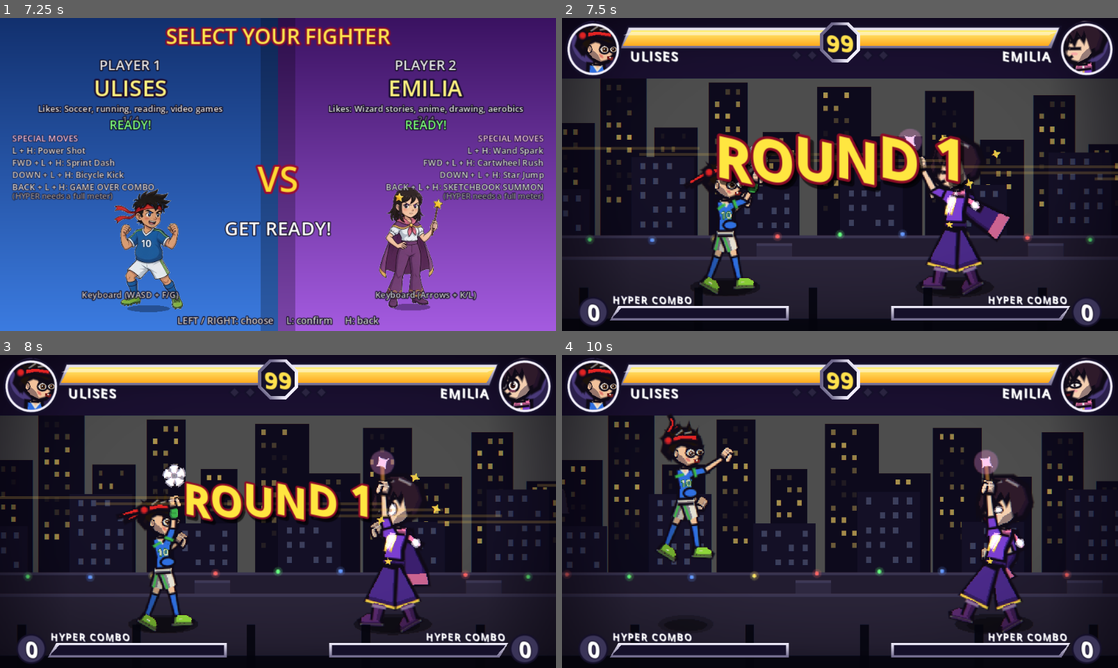
Above: before the commit, frames 1-4 (two rows, left to right).
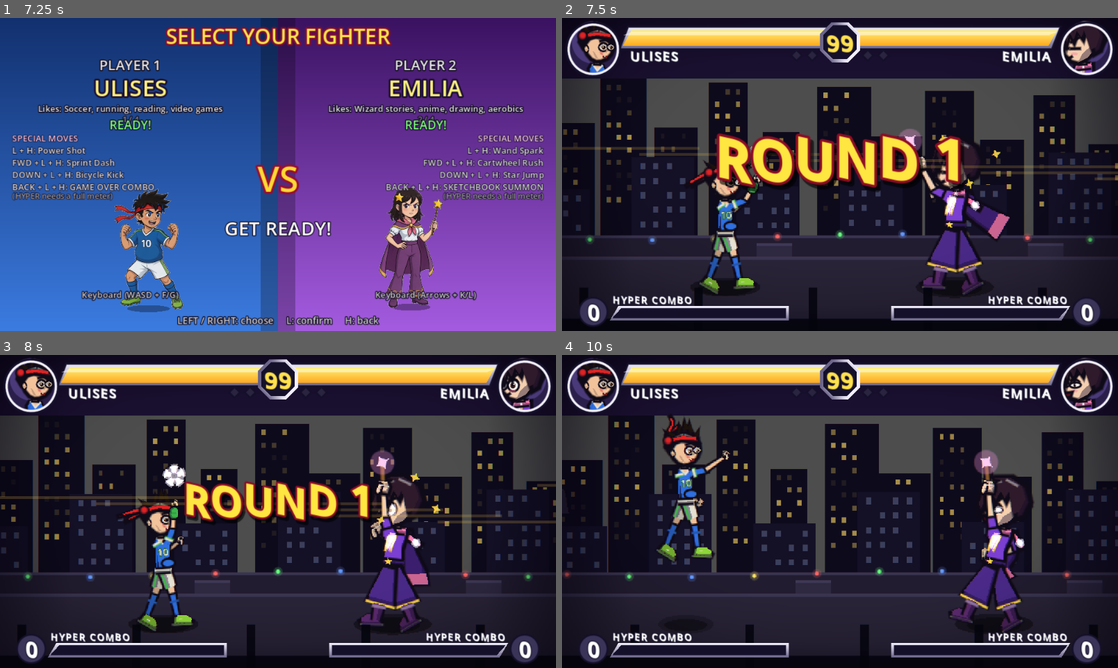
Above: after the commit, the same moments.

Repository: timoteoponce/fighting-game
Game: Godot game, scene res://scenes/main.tscn
Same seed, same stepped clock (60 frames per second), same inputs: the game is played once before the commit and once after it.
Inputs:
- Up to frame 1 (7.25 s): tap Enter at 0.5, 4.35 s; hold D 0.53-1.28 s; tap F at 0.6, 6.6 s; hold S 1.28-2.03 s; tap G at 1.35 s; hold D 2.03-2.78 s; tap 1 at 2.1 s; hold W 2.78-3.53 s; tap K at 2.85 s; hold A 3.53-5.03 s; tap L at 3.6 s; hold S 5.03-5.78 s; tap Backspace at 5.1 s; hold D 5.78-6.53 s; tap R at 5.85 s; hold W from 6.53 s (still down)
- Up to frame 2 (7.5 s): release W at 7.28 s; hold D from 7.28 s (still down); tap G at 7.35 s
- Up to frame 3 (8 s): keep holding D
- Up to frame 4 (10 s): release D at 8.03 s; hold S 8.03-8.78 s; tap 1 at 8.1 s; hold A 8.78-9.53 s; tap K at 8.85 s; hold W from 9.53 s (still down); tap L at 9.6 s

Frame 1 is identical in both runs. In frame 2, 0.9% of the frame differs, in the area x 2-96%, y 0-80%; in frame 3, 1.0%; in frame 4, 1.2%, in the area x 2-96%, y 0-66%.

Commit message:
Ulises owns his head and torso, and the kit gets made
The kit matched the portrait but the two biggest shapes on screen did not: the
head was still the shared circle-with-a-chin-blob and the torso the shared
straight wedge. Owning those is what makes a fighter read as designed rather
than as a puppet in clothes.

Two more optional hooks, detected with has_method so nobody else changes:

- head_outline() replaces the shared circle head. His is a real skull: brow,
  cheekbone, jaw angle and a chin that comes to a soft point. Owning the head
  means owning its shading too, since _draw_head only draws the shared jaw blob
  on the shared head, so his cheek shadow lives in draw_face.
- torso_outline(r, s) replaces the straight wedge. His is a jersey: shoulders
  wider than the waist, chest fuller than the back, a hem that hangs loose.

On the kit itself: a shoulder yoke seam, white sleeve cuffs on both arms, a
darker turnover at the top of each sock, and a fist with real knuckles instead
of the shared mitten. Hair is fuller and layered with a highlight band, and the
iris gets a darker cap under the lid so the eye sits in a socket.

Two things that had to be fixed after looking at a render rather than at the
code:

- The shared shade() lerps toward a purple, so his cheek shadow came out grey
  and read as a scar across the face. _warm_shade() darkens on the skin's own
  hue and stays light, which on a head 20 units wide is the difference between
  form and a hollow.
- The first pass stacked a jaw wedge, an ear, a nose and a mouth onto a head
  that size and the nose and mouth ended up hanging off the jaw line. All four
  are now placed inside the cheek, and the ear sits below the hairline where the
  hair does not bury it.

tests/sim_test.gd:_test_ulises_outlines asserts both outlines triangulate.
That is not decoration: safe() silently replaces a self-intersecting polygon
with its convex hull, so a bad outline turns into a blob with no error at all.
Verified the test fails on a deliberately bow-tied head.

No frame data, hitboxes, damage or ball interaction changed.

Diff:
--- a/characters/ulises.gd
+++ b/characters/ulises.gd
@@ -250,16 +250,25 @@
 	var top: Vector2 = hip + up * FighterRenderer.TORSO
 	var acc: Color = r.colors["accent"]
 	var white: Color = r.colors["white"]
+	# Chest shading down the back half, so the jersey is not one flat blue mass.
+	r.draw_colored_polygon(PackedVector2Array([
+		hip - perp * 5.2 + up * 2.0, hip - perp * 6.0 + up * 14.0,
+		hip - perp * 4.6 + up * 24.0, top - perp * 3.2 - up * 1.0,
+	]), r.colors["shirt"].darkened(0.13))
+	# Shoulder yoke: a seam across the top of the chest, the detail that makes
+	# the kit read as a made garment rather than a painted tube.
+	r.draw_line(top + perp * 5.2 - up * 1.2, top - perp * 4.2 - up * 1.2, r.colors["shirt"].darkened(0.22), 1.3, true)
 	# White V-neck: skin inside, white trim on the two edges. The painting has a
 	# V, not a collar band, and no side stripe down the body.
 	var v := top + perp * 0.8 - up * 5.0
-	r.draw_colored_polygon(PackedVector2Array([top + perp * 4.2 - up * 0.5, top - perp * 3.2 - up * 0.5, v]), r.colors["skin"])
-	r.draw_line(top + perp * 4.2 - up * 0.2, v, white, 1.4, true)
-	r.draw_line(top - perp * 3.2 - up * 0.2, v, white, 1.4, true)
-	r.draw_line(hip + perp * 7.0 + up * 1.5, hip - perp * 7.0 + up * 1.5, acc.darkened(0.2), 1.4, true)
+	r.draw_colored_polygon(PackedVector2Array([top + perp * 4.6 - up * 0.5, top - perp * 3.4 - up * 0.5, v]), r.colors["skin"])
+	r.draw_line(top + perp * 4.6 - up * 0.2, v, white, 1.4, true)
+	r.draw_line(top - perp * 3.4 - up * 0.2, v, white, 1.4, true)
+	# Hem, hanging a little loose below the waist.
+	r.draw_line(hip + perp * 5.6 + up * 1.5, hip - perp * 5.2 + up * 1.5, r.colors["shirt"].darkened(0.28), 1.5, true)
 	# Slight belly curve, not a balloon. The painting has a round stomach.
-	var belly := hip + up * 9.0 + perp * 4.5
-	r.poly(FighterRenderer.ellipse_pts(belly, 6.0, 4.0, atan2(perp.y, perp.x)), r.colors["shirt"], 1.2)
+	var belly := hip + up * 8.0 + perp * 4.8
+	r.poly(FighterRenderer.ellipse_pts(belly, 5.6, 3.8, atan2(perp.y, perp.x)), r.colors["shirt"], 1.2)
 	# Number 10, clean and readable.
 	var num: Vector2 = hip + up * 17.0 + perp * 1.0
 	r.draw_set_transform(num, atan2(up.x, -up.y), Vector2(signf(r.scale.x) * 0.5, 0.5))
@@ -270,6 +279,22 @@
 		var sb: Vector2 = s["hip_b"].lerp(s["knee_b"], 0.62)
 		_short(r, s["hip_b"], sb, true)
 		_shoulder(r, s["sh_b"], s["elb_b"])
+		_cuff(r, s["sh_b"], s["elb_b"])
+
+
+## His own jersey, in torso space: `up` is shoulder-ward, `perp` is forward
+## (the belly side, since the fighter faces +x). Shoulders wider than the waist,
+## chest fuller than the back, and a hem that hangs slightly loose.
+func torso_outline(_r: FighterRenderer, s: Dictionary) -> PackedVector2Array:
+	var up: Vector2 = s["up"]
+	var perp: Vector2 = s["perp"]
+	var hip: Vector2 = s["hip"]
+	var b := build
+	var pts := PackedVector2Array()
+	for f in [[0.0, 5.8], [0.30, 6.4], [0.62, 7.6], [0.85, 9.2], [1.0, 6.4],
+			[1.0, -6.0], [0.86, -8.4], [0.58, -6.6], [0.0, -5.4]]:
+		pts.append(hip + up * FighterRenderer.TORSO * float(f[0]) + perp * float(f[1]) * b)
+	return pts
 
 
 ## Green shoulder flash, the band the painting has over each shoulder. Drawn as
@@ -282,6 +307,20 @@
 	var n := Vector2(-u.y, u.x)
 	var p := sh + u * 3.4
 	r.draw_line(p - n * 3.2, p + n * 3.2, r.colors["accent"], 2.2, true)
+
+
+## White sleeve cuff at the end of the short sleeve. The shared `_sleeve` is
+## drawn by the renderer before `draw_props`, so this sits on top of it.
+func _cuff(r: FighterRenderer, sh: Vector2, elb: Vector2) -> void:
+	var d := elb - sh
+	if d.length() < 2.0:
+		return
+	var u := d.normalized()
+	var n := Vector2(-u.y, u.x)
+	var w := 7.2 * build
+	var p := sh + u * (w * 0.42)
+	var white: Color = r.colors["white"]
+	r.draw_line(p - n * (w * 0.48), p + n * (w * 0.48), white, 1.8, true)
 
 
 ## One short: a fitted tube over the hip with the green side stripe the painting
@@ -317,59 +356,129 @@
 	var perp: Vector2 = s["perp"]
 	# Waistband, sitting on the hip rather than a second pair of thighs.
 	r.limb(s["hip"] - perp * 6.0 + up * 2.0, s["hip"] + perp * 6.0 + up * 2.0, 4.5, 4.5, r.colors["shorts"].darkened(0.08))
-	# Socks are solid blue in the painting, with bare knee between short and
-	# sock, so there is no cuff to draw here.
+	# Socks are solid blue in the painting, with a bare knee between short and
+	# sock, so there is no white cuff. A darker turnover at the top of each sock
+	# is the one detail that stops them reading as painted tubes.
+	for leg in [["knee_f", "foot_f"], ["knee_b", "foot_b"]]:
+		var knee: Vector2 = s[leg[0]]
+		var foot: Vector2 = s[leg[1]]
+		var d: Vector2 = foot - knee
+		if d.length() < 1.0:
+			continue
+		var n := Vector2(-d.y, d.x).normalized()
+		var a: Vector2 = knee + d.normalized() * 4.5
+		r.draw_line(a - n * 3.4, a + n * 3.4, r.colors["legs"].darkened(0.22), 1.6, true)
 	_cleat(r, s["foot_f"], s["foot_dir_f"])
 	_cleat(r, s["foot_b"], s["foot_dir_b"])
 
 
 func draw_face(r: FighterRenderer) -> void:
-	draw_ear(r)
-	_stylized_eyes(r)
-	_stylized_brows(r)
-	_stylized_mouth(r)
-
-
+	_ear(r)
+	_jaw(r)
+	_eyes(r)
+	_brows(r)
+	_nose(r)
+	_mouth(r)
+
+
+## A warm shadow tone. `FighterRenderer.shade` lerps toward a purple, which on
+## warm skin reads as grey and looks like a scar at this size. This is the same
+## value, just on the skin's own hue.
+func _warm_shade(col: Color, amount := 0.22) -> Color:
+	return col.darkened(amount).lerp(Color(0.42, 0.22, 0.26), 0.10)
+
+
+## Cheekbone and the shadow under the jaw, as two soft warm shapes. Anything
+## stronger than this on a head 20 units wide reads as a hollow rather than
+## as form.
+func _jaw(r: FighterRenderer) -> void:
+	var skin: Color = r.colors["skin"]
+	r.draw_colored_polygon(PackedVector2Array([
+		Vector2(-3.4, 3.2), Vector2(-1.2, 7.4), Vector2(1.0, 8.2), Vector2(-0.6, 6.0), Vector2(-2.2, 3.6),
+	]), _warm_shade(skin, 0.13))
+
+
+## The ear on the back edge of the cheek, below the hairline and in front of the
+## hair mass, so it reads as an ear rather than a patch on the temple. Drawn
+## first, so the head fill and the hair tidy its front edge.
+func _ear(r: FighterRenderer) -> void:
+	var skin: Color = r.colors["skin"]
+	var c := Vector2(-7.6, 1.8)
+	r.draw_colored_polygon(FighterRenderer.ellipse_pts(c, 1.5, 2.4, -0.2, 12), skin)
+	r.draw_polyline(Stage._closed(FighterRenderer.ellipse_pts(c, 1.5, 2.4, -0.2, 12)), FighterRenderer.OUT, 0.85, true)
+	r.draw_arc(c + Vector2(0.5, 0.0), 0.95, 0.3, PI - 0.35, 8, _warm_shade(skin, 0.2), 0.6, true)
+
+
+## His own head, in head space, nose to the right. The shared head is a circle
+## with a chin blob stuck on; this is a real skull: brow, cheekbone, jaw angle
+## and a chin that comes to a soft point. Keep it convex-ish and smooth — a
+## self-intersecting outline gets replaced by its convex hull in `safe()`.
+## Vertical layout: hairline -11, brow -4.6, eye 0.4, nose 3.6, mouth 6.4.
+func head_outline() -> PackedVector2Array:
+	return PackedVector2Array([
+		Vector2(-3.2, -12.6), Vector2(2.6, -12.0), Vector2(7.2, -9.2), Vector2(10.0, -4.8),
+		Vector2(10.6, 0.4), Vector2(9.2, 4.6), Vector2(6.6, 7.6), Vector2(2.8, 9.6),
+		Vector2(-0.6, 10.0), Vector2(-4.0, 8.6), Vector2(-6.8, 5.6), Vector2(-9.2, 1.2),
+		Vector2(-10.2, -3.6), Vector2(-8.6, -8.6), Vector2(-6.0, -11.8),
+	])
+
+
+## The back of the skull, drawn before the head fill. A separate mass so the
+## face outline stays clean where the two meet.
 func draw_hair_back(r: FighterRenderer) -> void:
-	r.shaded_poly(PackedVector2Array([Vector2(-10, 5), Vector2(-14, 0), Vector2(-12, -8), Vector2(-4, -14), Vector2(0, -4)]), r.colors["hair"], 1.8, 0.7)
+	r.shaded_poly(PackedVector2Array([
+		Vector2(-9.4, 2.0), Vector2(-12.4, -2.4), Vector2(-11.6, -8.0), Vector2(-6.0, -11.4),
+		Vector2(-1.0, -6.0), Vector2(-3.0, 1.0),
+	]), r.colors["hair"], 1.8, 0.7)
 
 
 func draw_hair_front(r: FighterRenderer) -> void:
 	var hc: Color = r.colors["hair"]
-	# A cap that follows the skull, kept flat so a self-intersecting polygon
+	# A cap that follows his new skull, kept flat so a self-intersecting polygon
 	# cannot be replaced by its convex hull and turn the whole hair into a blob.
+	# It stops at the hairline so it never sits on the brows.
 	r.shaded_poly(PackedVector2Array([
-		Vector2(-9, 5), Vector2(-13, 1), Vector2(-10, -3), Vector2(-14, -8), Vector2(-8, -12),
-		Vector2(-3, -14), Vector2(2, -13), Vector2(7, -10), Vector2(10, -6), Vector2(11, -2),
-		Vector2(8, -1), Vector2(3, -3), Vector2(-2, -4), Vector2(-6, -2), Vector2(-8, 2),
+		Vector2(-8.2, -1.4), Vector2(-10.4, -5.4), Vector2(-8.8, -9.4), Vector2(-4.6, -12.4),
+		Vector2(0.6, -13.0), Vector2(5.6, -11.2), Vector2(9.0, -7.4), Vector2(10.0, -3.0),
+		Vector2(7.0, -3.6), Vector2(3.0, -6.4), Vector2(-2.0, -6.8), Vector2(-6.0, -4.6),
 	]), hc, 1.8, 0.8)
 	# The painting's spikes, each its own triangle so one spike cannot collapse
-	# the rest of the hair.
+	# the rest of the hair. Bigger and more layered than a plain cap.
 	for tuft in [
-		[Vector2(-5, -9), Vector2(-2.5, -16), Vector2(0, -9)],
-		[Vector2(0.5, -9), Vector2(3.5, -17), Vector2(6, -8.5)],
-		[Vector2(-8, -6), Vector2(-11, -12), Vector2(-5, -8)],
-		[Vector2(5, -7), Vector2(9, -13), Vector2(8, -5)],
+		[Vector2(-5.4, -9.6), Vector2(-3.0, -17.0), Vector2(0.2, -10.0)],
+		[Vector2(0.4, -10.2), Vector2(3.8, -18.4), Vector2(6.6, -9.4)],
+		[Vector2(-8.6, -6.6), Vector2(-12.6, -13.0), Vector2(-5.4, -8.6)],
+		[Vector2(5.4, -7.6), Vector2(10.2, -13.6), Vector2(9.0, -5.2)],
+		[Vector2(-1.8, -11.2), Vector2(0.6, -20.0), Vector2(3.0, -11.6)],
 	]:
 		r.shaded_poly(PackedVector2Array(tuft), hc, 1.0, 0.8)
-	for st in [[Vector2(-5, -10), Vector2(-1, -13)], [Vector2(1, -11), Vector2(5, -12)], [Vector2(-9, -6), Vector2(-4, -8)]]:
-		r.draw_line(st[0], st[1], FighterRenderer.hl(hc), 1.0, true)
+	# One highlight band across the front of the cap, which is what makes hair
+	# look like hair and not a black helmet.
+	for st in [[Vector2(-5.6, -8.4), Vector2(-0.6, -10.2)], [Vector2(0.8, -10.0), Vector2(5.0, -8.6)]]:
+		r.draw_line(st[0], st[1], FighterRenderer.hl(hc), 1.1, true)
 	# Headband. The knot stays at the chain anchor, or the tails detach.
 	var band: Color = r.colors["band"]
-	r.shaded_poly(PackedVector2Array([Vector2(-10, -7.5), Vector2(-2, -9), Vector2(10, -8), Vector2(10, -5.5),
-		Vector2(-1.5, -6.5), Vector2(-9.5, -4.5)]), band, 1.4, 0.75)
+	r.shaded_poly(PackedVector2Array([Vector2(-10.4, -7.0), Vector2(-2, -8.6), Vector2(9.8, -7.6), Vector2(9.8, -5.0),
+		Vector2(-1.5, -6.0), Vector2(-9.8, -4.4)]), band, 1.4, 0.75)
 	r.ball(Vector2(-10.5, -6.5), 2.0, band)
 
 
-func _stylized_eyes(r: FighterRenderer) -> void:
-	var spots: Array[Vector2] = [Vector2(4.4, 1.8), Vector2(10.2, 1.4)]
+## Eye centres in head space, nose to the right. The nose-side eye sits further
+## right and slightly smaller, so the face has a 3/4 turn rather than staring
+## straight out. `eye_spots` is the shared lookup; the HUD cut-in reads it.
+func eye_spots() -> Array:
+	return [Vector2(3.6, 0.4), Vector2(8.6, 0.1)]
+
+
+func _eyes(r: FighterRenderer) -> void:
+	var spots: Array[Vector2] = [Vector2(3.6, 0.4), Vector2(8.6, 0.1)]
 	var g := r.gaze.limit_length(1.0)
 	var sclera: Color = r.colors["white"]
 	for i in 2:
 		var e: Vector2 = spots[i]
-		var near := 0.85 if i == 1 else 1.0
+		var near := 0.82 if i == 1 else 1.0
 		# Almond shape: wider than tall, with a slight upward tilt at the outer corner.
-		var white := FighterRenderer.ellipse_pts(e, 3.2 * near, 2.6 * near, 0.0, 12)
+		var white := FighterRenderer.ellipse_pts(e, 3.0 * near, 2.5 * near, 0.0, 12)
 		r.draw_colored_polygon(white, sclera)
 		r.draw_polyline(Stage._closed(white), FighterRenderer.OUT, 1.0, true)
 		# A soft shade under the lid. Without it the sclera is one flat pale
@@ -379,33 +488,40 @@
 		var lid := PackedVector2Array()
 		for k in 5:
 			var t := float(k) / 4.0
-			lid.append(e + Vector2(lerpf(-3.2 * near, 3.2 * near, t), -2.6 * near * sin(t * PI)))
-		r.draw_colored_polygon(lid, FighterRenderer.shade(sclera).lerp(sclera, 0.55))
-		# Iris and pupil.
+			lid.append(e + Vector2(lerpf(-3.0 * near, 3.0 * near, t), -2.5 * near * sin(t * PI)))
+		r.draw_colored_polygon(lid, _warm_shade(sclera, 0.16))
+		# Iris, then a darker cap under the lid, then the pupil. The cap is what
+		# makes an eye look set into a socket instead of stuck on the surface.
 		var ic := e + g * 0.5
-		r.draw_circle(ic, 1.6 * near, r.colors["eyes"])
-		r.draw_circle(ic + g * 0.3, 0.8 * near, FighterRenderer.OUT)
+		var ir := 1.5 * near
+		r.draw_colored_polygon(FighterRenderer.ellipse_pts(ic, ir * 0.95, ir * 0.9, 0.0, 10), r.colors["eyes"])
+		var cap := PackedVector2Array()
+		for k in 5:
+			var t := float(k) / 4.0
+			cap.append(ic + Vector2(lerpf(-ir * 0.95, ir * 0.95, t), -ir * 0.9 * sin(t * PI)))
+		r.draw_colored_polygon(cap, r.colors["eyes"].darkened(0.3))
+		r.draw_circle(ic + g * 0.28, maxf(0.42, ir * 0.42), FighterRenderer.OUT)
 		# Single catchlight. This one is meant to be bright: it is a specular
 		# dot, and a highlight that sparkles is the point.
-		r.draw_circle(ic + Vector2(-0.4, -0.4), 0.35, Color.WHITE)
-		# Upper lid line.
-		r.draw_arc(e + Vector2(0, -0.5), 3.0 * near, PI + 0.3, TAU - 0.3, 8, FighterRenderer.OUT, 0.8, true)
-
-
-func _stylized_brows(r: FighterRenderer) -> void:
-	var spots: Array[Vector2] = [Vector2(4.4, 1.8), Vector2(10.2, 1.4)]
+		r.draw_circle(ic + Vector2(-0.4, -0.35), 0.32, Color.WHITE)
+		# Upper lid line, sitting on the shaded edge.
+		r.draw_arc(e + Vector2(0, -0.45), 2.8 * near, PI + 0.3, TAU - 0.3, 8, FighterRenderer.OUT, 0.8, true)
+
+
+func _brows(r: FighterRenderer) -> void:
+	var spots: Array[Vector2] = [Vector2(3.6, 0.4), Vector2(8.6, 0.1)]
 	for i in 2:
 		var e: Vector2 = spots[i]
 		# Determined, like the painting: the inner end sits lower, so the two
 		# brows angle in toward the nose.
-		var y := -3.8
-		var inner := 1.4
+		var y := -4.0
+		var inner := 1.3
 		if r.expr == "attack" or r.expr == "smug":
 			inner += 0.8
 		elif r.expr == "hurt" or r.expr == "shock" or r.expr == "ko" or r.expr == "dizzy":
-			y -= 1.4
+			y -= 1.3
 			inner = -0.4
-		var rx := 2.5
+		var rx := 2.4
 		var a := e + Vector2(-rx, y)
 		var b := e + Vector2(rx * 0.85, y - inner)
 		if i == 1:
@@ -414,24 +530,37 @@
 		r.draw_line(a, b, FighterRenderer.OUT, 1.6, true)
 
 
-## The painting's open grin with one tooth, and the two blush strokes on the
-## cheek. `ko` and `hurt` swap the grin for a taller open mouth, `win` keeps it.
-func _stylized_mouth(r: FighterRenderer) -> void:
-	var m := Vector2(8.4, 6.8)
+## A small nose, drawn as a warm shadow on the bridge with one nostril. It sits
+## between the eyes and the mouth, well inside the cheek at x 10.6 so it cannot
+## spike out past the outline.
+func _nose(r: FighterRenderer) -> void:
+	var sh: Color = _warm_shade(r.colors["skin"], 0.2)
+	r.draw_colored_polygon(PackedVector2Array([
+		Vector2(5.8, 0.8), Vector2(7.0, 2.7), Vector2(5.4, 3.2),
+	]), sh)
+	r.draw_circle(Vector2(5.5, 3.1), 0.32, sh.darkened(0.18))
+
+
+## The painting's open grin with one tooth, and two blush strokes on the cheek.
+## `ko` and `hurt` swap the grin for a taller open mouth; the others keep it.
+## Sits under the nose, not out at the jaw line.
+func _mouth(r: FighterRenderer) -> void:
+	var m := Vector2(4.9, 6.2)
 	var ink := Color(0.45, 0.12, 0.12)
-	var blush := Color(0.85, 0.32, 0.32, 0.55)
+	var blush := Color(0.85, 0.32, 0.32, 0.5)
 	var tall := r.expr == "hurt" or r.expr == "ko"
 	r.draw_colored_polygon(PackedVector2Array([
-		m + Vector2(-2.2, -0.6), m + Vector2(2.2, -0.7),
-		m + Vector2(1.6, 2.6 if tall else 1.6), m + Vector2(-1.6, 2.5 if tall else 1.5),
+		m + Vector2(-1.7, -0.5), m + Vector2(1.7, -0.6),
+		m + Vector2(1.2, 2.0 if tall else 1.2), m + Vector2(-1.2, 1.9 if tall else 1.1),
 	]), ink)
 	if not tall:
 		# The one tooth, on the off-white so it does not bloom.
 		r.draw_colored_polygon(PackedVector2Array([
-			m + Vector2(-0.7, -0.5), m + Vector2(0.6, -0.55), m + Vector2(0.35, 0.45), m + Vector2(-0.45, 0.4),
+			m + Vector2(-0.6, -0.45), m + Vector2(0.5, -0.5), m + Vector2(0.3, 0.35), m + Vector2(-0.4, 0.3),
 		]), r.colors["white"])
-	r.draw_line(Vector2(1.4, 5.2), Vector2(3.2, 6.0), blush, 1.0, true)
-	r.draw_line(Vector2(2.0, 6.3), Vector2(3.6, 7.0), blush, 1.0, true)
+	# Blush on the cheek, clear of the jaw shadow and below the eye.
+	r.draw_line(Vector2(1.6, 3.4), Vector2(3.0, 4.1), blush, 0.95, true)
+	r.draw_line(Vector2(2.1, 4.4), Vector2(3.4, 5.0), blush, 0.95, true)
 
 
 ## The victory sign, on the front hand only. The win pose raises the front arm,
@@ -443,7 +572,31 @@
 	if open:
 		r.open_hand(p, col, d)
 	else:
-		r.fist(p, col, d)
+		_fist(r, p, col, d)
+
+
+## A closed fist with real knuckles: a block, four finger creases, a thumb over
+## the top and a wrist shadow. The shared fist is a mitten, and at this size the
+## creases are what make it read as a hand.
+func _fist(r: FighterRenderer, p: Vector2, col: Color, d: Vector2) -> void:
+	if d.length_squared() < 0.001:
+		d = Vector2.DOWN
+	d = d.normalized()
+	var n := Vector2(-d.y, d.x)
+	var shade := FighterRenderer.shade(col)
+	r.shaded_poly(PackedVector2Array([
+		p - n * 2.9 - d * 0.8, p + n * 2.9 - d * 0.8, p + n * 2.7 + d * 1.6,
+		p + n * 1.8 + d * 3.6, p - n * 1.8 + d * 3.6, p - n * 2.7 + d * 1.6,
+	]), col, 1.0, 0.82)
+	# Finger creases across the front of the block.
+	for k: float in [-1.7, -0.6, 0.5, 1.6]:
+		var fw := 1.0 - absf(k) * 0.1
+		r.draw_line(p + n * k * fw + d * 1.7, p + n * k * fw + d * 3.4, shade, 0.55, true)
+	# Thumb laid across the top, and a shadow under it.
+	r.part(p + n * 2.3 - d * 0.2, p + n * 0.5 + d * 2.6, 1.7, 1.4, col)
+	r.draw_line(p + n * 0.2 + d * 1.5, p + n * 0.2 + d * 3.5, shade, 0.5, true)
+	# Knuckle highlight along the top edge.
+	r.draw_line(p - n * 2.4 + d * 1.7, p + n * 2.4 + d * 1.7, FighterRenderer.hl(col), 0.55, true)
 
 
 ## Two fingers up. `d` is the forearm direction, so the hand is drawn along it
@@ -468,8 +621,9 @@
 
 
 func draw_props(r: FighterRenderer, s: Dictionary) -> void:
-	# The front shoulder flash, over the arm that is already drawn.
+	# Front shoulder flash and sleeve cuff, over the arm already drawn.
 	_shoulder(r, s["sh_f"], s["elb_f"])
+	_cuff(r, s["sh_f"], s["elb_f"])
 	if r.prop != "" and r.prop != "v_sign":
 		r.part(s["elb_f"].lerp(s["hand_f"], 0.55), s["elb_f"].lerp(s["hand_f"], 0.7), 7.5, 7.0, r.colors["accent"])
 	match r.prop:
--- a/scripts/fighter/character_def.gd
+++ b/scripts/fighter/character_def.gd
@@ -127,6 +127,10 @@
 
 
 # Drawing hooks. `r` is the FighterRenderer, `s` its skeleton points.
+# Optional, detected with has_method so a character that does not define them
+# is unchanged: head_outline(), torso_outline(r, s), draw_hand. Those replace
+# the shared circle-head, wedge torso and mittens. A character that owns its
+# head also owns the jaw shading, so it should draw that in draw_face.
 
 ## Called once per animation step to advance hair / cape chains (see FighterRenderer.chain).
 func update_chains(_r: FighterRenderer, _s: Dictionary) -> void:
--- a/scripts/fighter/fighter_renderer.gd
+++ b/scripts/fighter/fighter_renderer.gd
@@ -426,13 +426,18 @@
 
 func _draw_head(s: Dictionary) -> void:
 	var c := colors
-	var up: Vector2 = s["up"]
+	# A character that owns its head also owns the jaw shading, so the shared
+	# blob below is only for the shared circle head.
+	var own := def.has_method("head_outline")
 	cloth(PackedVector2Array([s["neck"], s["head"]]), 6.0 * def.build, 4.4 * def.build, c["skin"])
 	draw_set_transform(s["head"], s["head_ang"], Vector2.ONE * hs)
 	def.draw_hair_back(self)
-	poly(head_shape(), c["skin"], 2.0)
-	# Shadow under the jaw and at the back of the face.
-	draw_colored_polygon(PackedVector2Array([Vector2(-8, 2), Vector2(-3, 7.5), Vector2(3, 10.2), Vector2(0, 5), Vector2(-5, 1)]), shade(c["skin"]))
+	if own:
+		poly(def.head_outline(), c["skin"], 2.0)
+	else:
+		poly(head_shape(), c["skin"], 2.0)
+		# Shadow under the jaw and at the back of the face.
+		draw_colored_polygon(PackedVector2Array([Vector2(-8, 2), Vector2(-3, 7.5), Vector2(3, 10.2), Vector2(0, 5), Vector2(-5, 1)]), shade(c["skin"]))
 	def.draw_face(self)
 	def.draw_hair_front(self)
 	draw_set_transform(Vector2.ZERO, 0.0, Vector2.ONE)
@@ -731,13 +736,18 @@
 
 
 func torso(s: Dictionary) -> void:
-	var up: Vector2 = s["up"]
-	var perp: Vector2 = s["perp"]
-	var hip: Vector2 = s["hip"]
-	var pts := PackedVector2Array()
-	for f in [[0.0, 8.0], [0.45, 6.5], [0.78, 9.5], [1.0, 7.0], [1.0, -9.0], [0.78, -8.5], [0.45, -6.5], [0.0, -8.0]]:
-		pts.append(hip + up * TORSO * f[0] + perp * f[1] * def.build)
-	shaded_poly(pts, colors["shirt"], 2.2, 0.8)
+	var pts: PackedVector2Array
+	if def.has_method("torso_outline"):
+		pts = def.torso_outline(self, s)
+	else:
+		pts = PackedVector2Array()
+		var up: Vector2 = s["up"]
+		var perp: Vector2 = s["perp"]
+		var hip: Vector2 = s["hip"]
+		for f in [[0.0, 8.0], [0.45, 6.5], [0.78, 9.5], [1.0, 7.0], [1.0, -9.0], [0.78, -8.5], [0.45, -6.5], [0.0, -8.0]]:
+			pts.append(hip + up * TORSO * f[0] + perp * f[1] * def.build)
+	# The outline width multiplies by 1.35 inside poly().
+	shaded_poly(pts, colors["shirt"], 1.7 if def.has_method("torso_outline") else 2.2, 0.86)
 
 
 # --- Chains: simple verlet ropes for hair, capes and tails ---------------------
--- a/tests/sim_test.gd
+++ b/tests/sim_test.gd
@@ -39,6 +39,7 @@
 	_test_movement("ulises")
 	_test_throw("ulises")
 	_test_ulises_chain_pose()
+	_test_ulises_outlines()
 	_test_air_block()
 	_test_quick_rise()
 	_test_block()
@@ -454,6 +455,21 @@
 	var spec: Dictionary = d.adjust_attack_pose(p1, anti, anti.pose_a)
 	check(float(spec["leg_f"]) == float(anti.pose_a["leg_f"]), "specials keep their own pose")
 	f.free()
+
+
+## Ulises' in-match art owns the head and the torso, so both outlines must
+## survive the geometry helpers. `FighterRenderer.safe` silently replaces a
+## self-intersecting polygon with its convex hull, which is how a bad outline
+## quietly turns into a blob instead of failing.
+func _test_ulises_outlines() -> void:
+	print("[ulises outlines]")
+	var d := UlisesDef.new()
+	var head := d.head_outline()
+	check(head.size() >= 8, "his head outline is a real shape (%d points)" % head.size())
+	check(not Geometry2D.triangulate_polygon(head).is_empty(), "his head outline triangulates, so it is not a self-intersecting blob")
+	var chest := d.torso_outline(null, {"up": Vector2.UP, "perp": Vector2.RIGHT, "hip": Vector2.ZERO})
+	check(chest.size() >= 6, "his torso outline is a real shape (%d points)" % chest.size())
+	check(not Geometry2D.triangulate_polygon(chest).is_empty(), "his torso outline triangulates")
 
 
 ## Ulises' signature mechanic: a real ball on the floor, and the fact that it
Not shown, changed: AGENTS.md
Not shown, changed: README.md
